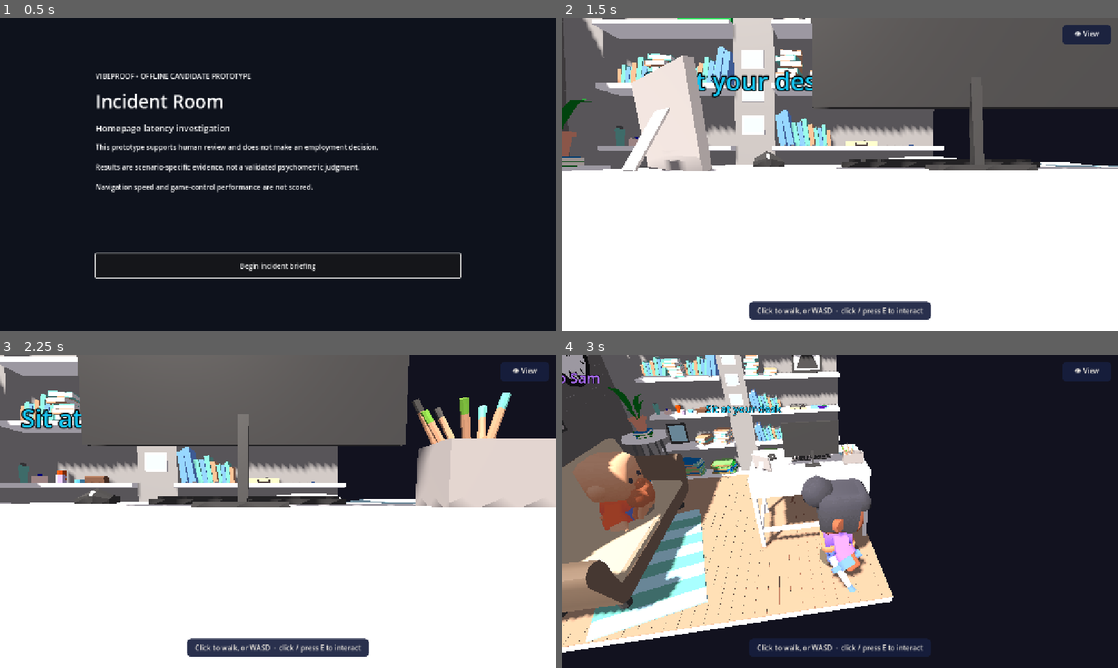
Above: before the commit, frames 1-4 (two rows, left to right).
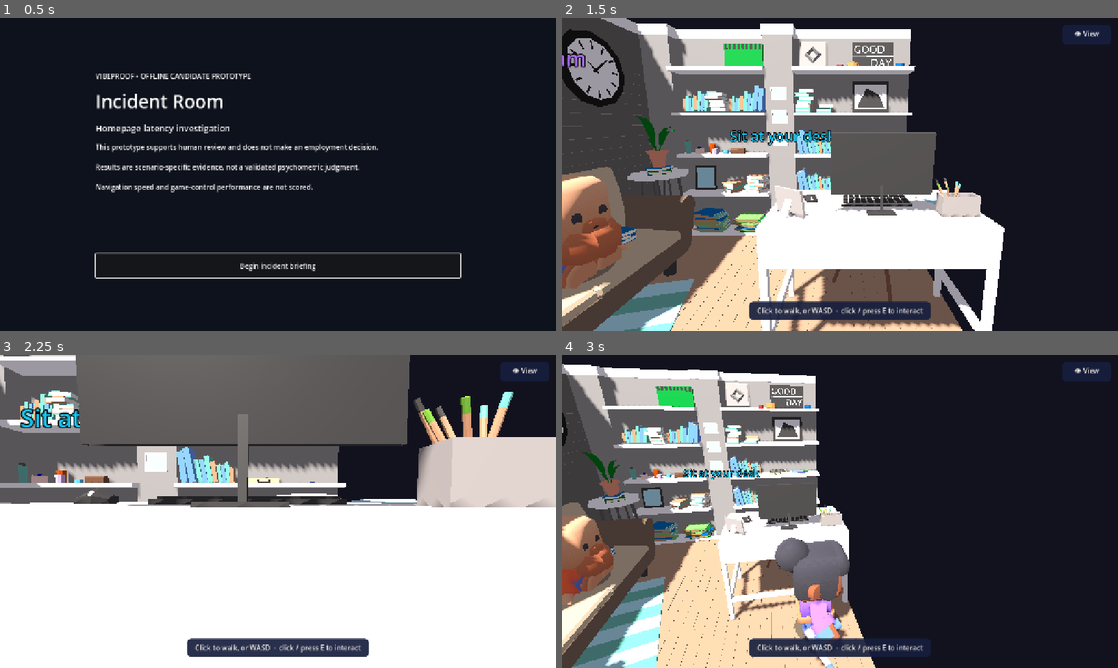
Above: after the commit, the same moments.

Repository: mengfoong-dev/codex-candidate-assesment-system
Game: Godot game, scene res://scenes/main/main.tscn
The game is run twice, just before and just after one commit, with the same random seed, the same clock (stepped at 60 frames per second) and the same inputs.
Inputs (mouse positions are in pixels of both pictures, inside the frame that each line leads up to):
- Up to frame 1 (0.5 s): no input
- Up to frame 2 (1.5 s): click "Begin incident briefing" at 0.5 s; click "👁 View" at 1.25 s
- Up to frame 3 (2.25 s): tap Enter at 2 s; move the mouse to (400, 495) at 2.02 s; hold D (move_right) from 2.03 s (still down); tap V at 2.1 s; click (400, 495) at 2.17 s
- Up to frame 4 (3 s): release D (move_right) at 2.75 s; tap Enter at 2.75 s; drag from (728, 527) to (812, 574) at 2.77 s

Frame 1 is identical in both runs. In frame 2, 77% of the frame differs, in the area x 0-100%, y 0-100%; in frame 3, 1.7%; in frame 4, 45%.

Commit message:
feat: smooth blended transition between third-person and first-person
Toggling the view now eases a blend factor 0<->1 (~0.4s, smoothstep) and interpolates
the camera between the third-person and first-person transforms instead of hard-cutting.
The player body fades out past the halfway point; the third-person anchor keeps
trailing during the blend so returning is stable.

Diff:
--- a/apps/incident-room/scripts/presentation/follow_camera.gd
+++ b/apps/incident-room/scripts/presentation/follow_camera.gd
@@ -1,47 +1,47 @@
 class_name FollowCamera
 extends Camera3D
 
-## Two camera modes, toggled by the player:
-##   THIRD  — follows the player from behind/above; drag orbits (yaw) and tilts (height).
-##   FIRST  — first-person from the character's eyes; drag looks around (yaw/pitch); body hidden.
+## Two camera modes with a smooth blend between them:
+##   THIRD — follows the player from behind/above; drag orbits (yaw) and tilts (height).
+##   FIRST — first-person from the character's eyes; drag looks around (yaw/pitch); body hidden.
+## Toggling eases a blend factor 0<->1 so the switch glides instead of snapping.
 ## Movement stays relative to where the camera looks in both modes.
-
-enum Mode { THIRD, FIRST }
 
 @export var target_path: NodePath
 @export var offset := Vector3(0.0, 4.5, 6.0)
 @export var look_height := 1.0
-@export var follow_speed := 6.0
+@export var follow_speed := 8.0
 @export var eye_height := 1.55
+@export var blend_speed := 3.5  ## how fast the view switch eases (higher = quicker)
 
 var _target: Node3D
 var _visual: Node3D
 var _yaw := 0.0
 var _height_adj := 0.0
 var _pitch := 0.0
-var _mode := Mode.THIRD
+var _blend := 0.0        ## 0 = third-person, 1 = first-person
+var _blend_target := 0.0
+var _third_pos := Vector3.ZERO
 
 func _ready() -> void:
     _target = get_node_or_null(target_path) as Node3D
     if _target != null:
         _visual = _target.get_node_or_null("Visual") as Node3D
-        global_position = _target.global_position + _third_offset()
-        look_at(_target.global_position + Vector3.UP * look_height, Vector3.UP)
+        _third_pos = _target.global_position + _third_offset()
+        global_transform = _third_transform()
 
 func toggle_mode() -> void:
-    _mode = Mode.FIRST if _mode == Mode.THIRD else Mode.THIRD
-    if _visual != null:
-        _visual.visible = _mode == Mode.THIRD  # hide the body in first-person
-    if _mode == Mode.FIRST:
+    _blend_target = 1.0 if _blend_target < 0.5 else 0.0
+    if _blend_target > 0.5:
         _pitch = -0.05
 
 func is_first_person() -> bool:
-    return _mode == Mode.FIRST
+    return _blend_target > 0.5
 
 ## Drag input: yaw always; vertical tilts pitch (first-person) or height (third-person).
 func add_orbit(delta_yaw: float, delta_vertical: float) -> void:
     _yaw = wrapf(_yaw + delta_yaw, -PI, PI)
-    if _mode == Mode.FIRST:
+    if _blend_target > 0.5:
         _pitch = clampf(_pitch - delta_vertical * 2.5, -1.1, 0.9)
     else:
         _height_adj = clampf(_height_adj + delta_vertical, -1.2, 3.5)
@@ -51,13 +51,26 @@
     off.y = clampf(offset.y + _height_adj, 1.8, 7.5)
     return off
 
+func _third_transform() -> Transform3D:
+    var t := Transform3D.IDENTITY
+    t.origin = _third_pos
+    return t.looking_at(_target.global_position + Vector3.UP * look_height, Vector3.UP)
+
+func _first_transform() -> Transform3D:
+    var head := _target.global_position + Vector3(0.0, eye_height, 0.0)
+    return Transform3D(Basis(Vector3.UP, _yaw) * Basis(Vector3.RIGHT, _pitch), head)
+
 func _physics_process(delta: float) -> void:
     if _target == null:
         return
-    if _mode == Mode.FIRST:
-        var head := _target.global_position + Vector3(0.0, eye_height, 0.0)
-        global_transform = Transform3D(Basis(Vector3.UP, _yaw) * Basis(Vector3.RIGHT, _pitch), head)
-    else:
-        var desired := _target.global_position + _third_offset()
-        global_position = global_position.lerp(desired, clampf(follow_speed * delta, 0.0, 1.0))
-        look_at(_target.global_position + Vector3.UP * look_height, Vector3.UP)
+    # Ease the blend toward its target, then hide the body once mostly first-person.
+    _blend = move_toward(_blend, _blend_target, blend_speed * delta)
+    if _visual != null:
+        _visual.visible = _blend < 0.5
+
+    # Smoothly trail the third-person anchor even while blended, so returning is stable.
+    var desired := _target.global_position + _third_offset()
+    _third_pos = _third_pos.lerp(desired, clampf(follow_speed * delta, 0.0, 1.0))
+
+    var w := smoothstep(0.0, 1.0, _blend)
+    global_transform = _third_transform().interpolate_with(_first_transform(), w)
